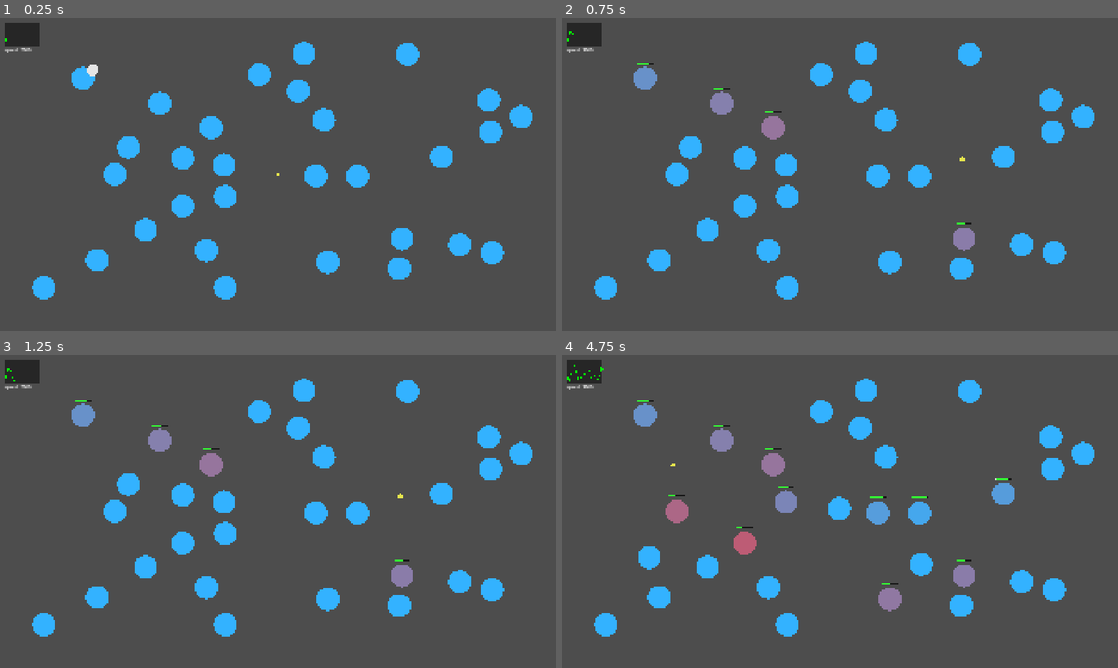
Above: before the commit, frames 1-4 (two rows, left to right).
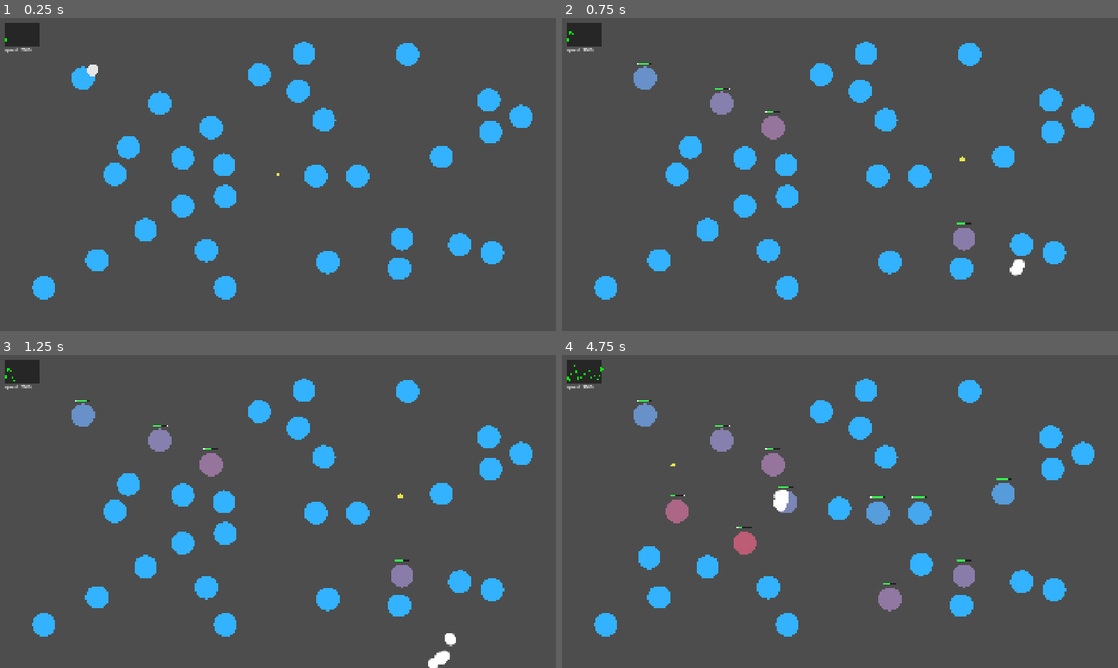
Above: after the commit, the same moments.

Repository: dandylion140206/kinetic_ball
Game: Godot game, scene res://main.tscn
Same seed, same stepped clock (60 frames per second), same inputs: the game is played once before the commit and once after it. Sound files missing from this copy of the repository are replaced by a short silence.
Inputs (mouse positions are in pixels of both pictures, inside the frame that each line leads up to):
- Up to frame 1 (0.25 s): no input
- Up to frame 2 (0.75 s): move the mouse to (962, 158) at 0.52 s; click (962, 158) at 0.6 s
- Up to frame 3 (1.25 s): no input
- Up to frame 4 (4.75 s): move the mouse to (728, 527) at 1.27 s; click (728, 527) at 1.35 s; move the mouse to (895, 442) at 2.02 s; hold Shift 2.03-2.78 s; click (895, 442) at 2.3 s; tap Enter at 2.75 s; move the mouse to (812, 574) at 2.77 s; click (812, 574) at 2.85 s; move the mouse to (1006, 558) at 3.52 s; click (1006, 558) at 3.6 s; move the mouse to (673, 464) at 4.27 s; tap Shift at 4.35 s; click (673, 464) at 4.55 s

Frame 1 is identical in both runs. In frame 2, 0.1% of the frame differs, in the area x 13-84%, y 14-83%; in frame 3, 0.2%; in frame 4, 0.3%, in the area x 13-81%, y 14-74%.

Commit message:
ブースト時煙 確認用

Diff:
--- a/ball/ball.gd
+++ b/ball/ball.gd
@@ -1,8 +1,12 @@
+class_name Ball
 extends Area2D
 
 
-# デバッグ用
 signal speed_updated(speed: float)
+signal boost_activated(
+	spawn_position: Vector2,
+	boost_direction: Vector2
+)
 
 @export var movement_stats: MovementStats
 
@@ -31,12 +35,18 @@
 
 	if Input.is_action_just_pressed("primary_action"):
 		var impulse := boost.try_activate(velocity)
-		velocity += impulse
+
+		if impulse.length_squared() > 0.0001:
+			velocity += impulse
+			boost_activated.emit(
+				global_position,
+				impulse.normalized()
+			)
 
 	global_position += velocity * delta
 
-	# デバッグ用
 	speed_updated.emit(velocity.length())
+
 
 
 func _on_area_entered(area: Area2D) -> void:
--- /dev/null
+++ b/default_bus_layout.tres
@@ -0,0 +1,9 @@
+[gd_resource type="AudioBusLayout" format=3 uid="uid://bj41rxtav843r"]
+
+[resource]
+bus/1/name = &"SFX"
+bus/1/solo = false
+bus/1/mute = false
+bus/1/bypass_fx = false
+bus/1/volume_db = 0.0
+bus/1/send = &"Master"
--- /dev/null
+++ b/effects/boost_smoke_effect.gd
@@ -0,0 +1,77 @@
+class_name BoostSmokeEffect
+extends Node2D
+
+@export_range(0.0, 100.0, 1.0) var spawn_back_offset: float = 25.0
+@export_range(0.0, 2.0, 0.05) var auto_free_padding: float = 0.3
+
+@export_group("Generated Circle Texture")
+@export var use_generated_circle_texture: bool = true
+@export_range(8, 128, 1) var circle_texture_size: int = 48
+
+@onready var particles: CPUParticles2D = $Particles
+
+
+func _ready() -> void:
+	if use_generated_circle_texture and particles.texture == null:
+		particles.texture = _create_circle_texture(circle_texture_size)
+
+
+func play(
+	ball_global_position: Vector2,
+	boost_direction: Vector2
+) -> void:
+	if boost_direction.length_squared() <= 0.0001:
+		queue_free()
+		return
+
+	var normalized_boost_direction := boost_direction.normalized()
+	var smoke_direction := -normalized_boost_direction
+
+	global_position = ball_global_position + smoke_direction * spawn_back_offset
+	global_rotation = smoke_direction.angle()
+
+	particles.emitting = false
+	particles.restart()
+	particles.emitting = true
+
+	_auto_free()
+
+
+func _auto_free() -> void:
+	var wait_time := particles.lifetime + auto_free_padding
+	await get_tree().create_timer(wait_time).timeout
+	queue_free()
+
+
+func _create_circle_texture(size: int) -> Texture2D:
+	var image := Image.create_empty(
+		size,
+		size,
+		false,
+		Image.FORMAT_RGBA8
+	)
+
+	var center := Vector2(size * 0.5, size * 0.5)
+	var radius := size * 0.42
+	var edge_softness := 3.0
+
+	for y in range(size):
+		for x in range(size):
+			var pos := Vector2(x, y)
+			var distance := pos.distance_to(center)
+
+			var alpha := clampf(
+				(radius - distance) / edge_softness,
+				0.0,
+				1.0
+			)
+
+			image.set_pixel(
+				x,
+				y,
+				Color(1.0, 1.0, 1.0, alpha)
+			)
+
+	var texture := ImageTexture.create_from_image(image)
+
+	return texture
--- /dev/null
+++ b/effects/boost_smoke_effect.tscn
@@ -0,0 +1,17 @@
+[gd_scene format=3 uid="uid://c7mpnvlntsbrn"]
+
+[ext_resource type="Script" uid="uid://ccvmgmic8s0jd" path="res://effects/boost_smoke_effect.gd" id="1_etnyj"]
+
+[node name="BoostSmokeEffect" type="Node2D" unique_id=939616504]
+script = ExtResource("1_etnyj")
+
+[node name="Particles" type="CPUParticles2D" parent="." unique_id=824494506]
+emitting = false
+lifetime = 0.7
+one_shot = true
+explosiveness = 1.0
+randomness = 0.6
+initial_velocity_min = 100.0
+initial_velocity_max = 200.0
+damping_min = 100.0
+damping_max = 200.0
--- a/main.gd
+++ b/main.gd
@@ -1,7 +1,14 @@
 extends Node
 
+
+@onready var ball: Ball = $Ball
+@onready var speed_graph: SpeedGraph = $CanvasLayer/SpeedGraph
+@onready var vfx_layer: VFXSpawner = $VFXLayer
+
+
 func _ready() -> void:
-	$Ball.speed_updated.connect($CanvasLayer/SpeedGraph.add_value)
+	ball.speed_updated.connect(speed_graph.add_value)
+	ball.boost_activated.connect(vfx_layer.spawn_boost_smoke)
 
 func _process(delta: float) -> void:
 	# デバッグ用: ゲームスピードを遅くする
--- a/main.tscn
+++ b/main.tscn
@@ -6,6 +6,8 @@
 [ext_resource type="Script" uid="uid://bfhimbix04kqp" path="res://speed_graph.gd" id="3_h2yge"]
 [ext_resource type="Script" uid="uid://b8h5t4d243axg" path="res://target_spawner.gd" id="5_lquwl"]
 [ext_resource type="PackedScene" uid="uid://db4dp6n086j22" path="res://target/target.tscn" id="6_7mycd"]
+[ext_resource type="Script" uid="uid://b2dog2m20x8s3" path="res://vfx_spawner.gd" id="7_272bh"]
+[ext_resource type="PackedScene" uid="uid://c7mpnvlntsbrn" path="res://effects/boost_smoke_effect.tscn" id="8_5vw27"]
 
 [node name="Main" type="Node" unique_id=2035431096]
 script = ExtResource("1_1bvp3")
@@ -13,7 +15,6 @@
 [node name="TargetSpawner" type="Node" parent="." unique_id=1007765360]
 script = ExtResource("5_lquwl")
 target_scene = ExtResource("6_7mycd")
-avoid_node_distance = 30.0
 
 [node name="Cursor" parent="." unique_id=855206738 instance=ExtResource("1_0xm2m")]
 
@@ -29,3 +30,7 @@
 offset_right = 140.2
 offset_bottom = 96.0
 script = ExtResource("3_h2yge")
+
+[node name="VFXLayer" type="Node2D" parent="." unique_id=1393310937]
+script = ExtResource("7_272bh")
+boost_smoke_scene = ExtResource("8_5vw27")
--- a/project.godot
+++ b/project.godot
@@ -13,6 +13,10 @@
 config/name="KineticBall"
 run/main_scene="uid://b0wwe35uuo1bd"
 config/features=PackedStringArray("4.7", "GL Compatibility")
+
+[audio]
+
+buses/default_bus_layout="uid://bj41rxtav843r"
 
 [display]
 
--- a/sound_player.gd
+++ b/sound_player.gd
@@ -3,6 +3,7 @@
 
 
 @export var sound: AudioStream
+@export var bus_name: StringName = &"SFX"
 
 @export_range(-15.0, 10.0, 0.2) var volume_db: float = 0.0
 @export_range(0.75, 1.25, 0.01) var pitch_min: float = 1.0
@@ -16,6 +17,7 @@
 	var audio_player := AudioStreamPlayer2D.new()
 
 	audio_player.stream = sound
+	audio_player.bus = _get_valid_bus_name()
 	audio_player.global_position = global_position
 	audio_player.volume_db = volume_db
 	audio_player.pitch_scale = randf_range(pitch_min, pitch_max)
@@ -32,3 +34,13 @@
 	)
 
 	audio_player.play()
+
+
+func _get_valid_bus_name() -> StringName:
+	var bus_index := AudioServer.get_bus_index(bus_name)
+
+	if bus_index == -1:
+		push_warning("SoundPlayer: Audio bus not found: %s. Fallback to Master." % bus_name)
+		return &"Master"
+
+	return bus_name
--- a/target/health_bar.gd
+++ b/target/health_bar.gd
@@ -1,50 +1,46 @@
 class_name HealthBar
 extends Node2D
 
+@export_range(10.0, 200.0, 1.0) var bar_width: float = 50.0
+@export_range(2.0, 30.0, 1.0) var bar_height: float = 6.0
 
-@export var bar_width: float = 55.0
-@export var bar_height: float = 6.0
+@export var background_color: Color = Color(0.0, 0.0, 0.0, 0.6)
+@export var hp_color: Color = Color(0.2, 1.0, 0.3, 1.0)
+@export var border_color: Color = Color.WHITE
 
-@export var background_color: Color = Color(0.0, 0.0, 0.0, 0.7)
-@export var hp_color: Color = Color(0.2, 1.0, 0.2, 1.0)
-@export var border_color: Color = Color(1.0, 1.0, 1.0, 0.8)
-
-var _hp_ratio: float = 1.0
-
+var hp_ratio: float = 1.0
 
 func _ready() -> void:
-	_update_visibility()
-
+	z_index = 100
+	z_as_relative = false
+	visible = false
 
 func set_hp_ratio(value: float) -> void:
-	_hp_ratio = clampf(value, 0.0, 1.0)
-	_update_visibility()
+	hp_ratio = clampf(value, 0.0, 1.0)
+	visible = hp_ratio < 1.0
 	queue_redraw()
 
-
-func _update_visibility() -> void:
-	visible = _hp_ratio < 1.0
-
-
 func _draw() -> void:
-	if _hp_ratio >= 1.0:
+	if not visible:
 		return
 
-	var top_left := Vector2(
-		-bar_width * 0.5,
-		-bar_height * 0.5
+	var top_left := Vector2(-bar_width * 0.5, -bar_height * 0.5)
+
+	draw_rect(
+		Rect2(top_left, Vector2(bar_width, bar_height)),
+		background_color,
+		true
 	)
 
-	var background_rect := Rect2(
-		top_left,
-		Vector2(bar_width, bar_height)
+	draw_rect(
+		Rect2(top_left, Vector2(bar_width * hp_ratio, bar_height)),
+		hp_color,
+		true
 	)
 
-	var hp_rect := Rect2(
-		top_left,
-		Vector2(bar_width * _hp_ratio, bar_height)
+	draw_rect(
+		Rect2(top_left, Vector2(bar_width, bar_height)),
+		border_color,
+		false,
+		1.0
 	)
-
-	draw_rect(background_rect, background_color, true)
-	draw_rect(hp_rect, hp_color, true)
-	draw_rect(background_rect, border_color, false, 1.0)
--- a/target/target.tscn
+++ b/target/target.tscn
@@ -36,6 +36,6 @@
 [node name="DestroySoundPlayer" type="Node" parent="." unique_id=1298699992]
 script = ExtResource("5_6nu6o")
 sound = ExtResource("7_q5yam")
-volume_db = -1.8999999999999986
+volume_db = -1.8999999999999984
 pitch_min = 0.94
 pitch_max = 1.06
--- /dev/null
+++ b/vfx_spawner.gd
@@ -0,0 +1,26 @@
+class_name VFXSpawner
+extends Node2D
+
+@export var boost_smoke_scene: PackedScene
+
+
+func spawn_boost_smoke(
+	spawn_position: Vector2,
+	boost_direction: Vector2
+) -> void:
+	if boost_smoke_scene == null:
+		push_warning("VFXSpawner: boost_smoke_scene is not assigned.")
+		return
+
+	if boost_direction.length_squared() <= 0.0001:
+		return
+
+	var effect := boost_smoke_scene.instantiate()
+
+	add_child(effect)
+
+	if effect is BoostSmokeEffect:
+		effect.play(spawn_position, boost_direction)
+	else:
+		push_warning("VFXSpawner: boost_smoke_scene is not BoostSmokeEffect.")
+		effect.queue_free()
Not shown, added: effects/boost_smoke_effect.gd.uid
Not shown, added: vfx_spawner.gd.uid
